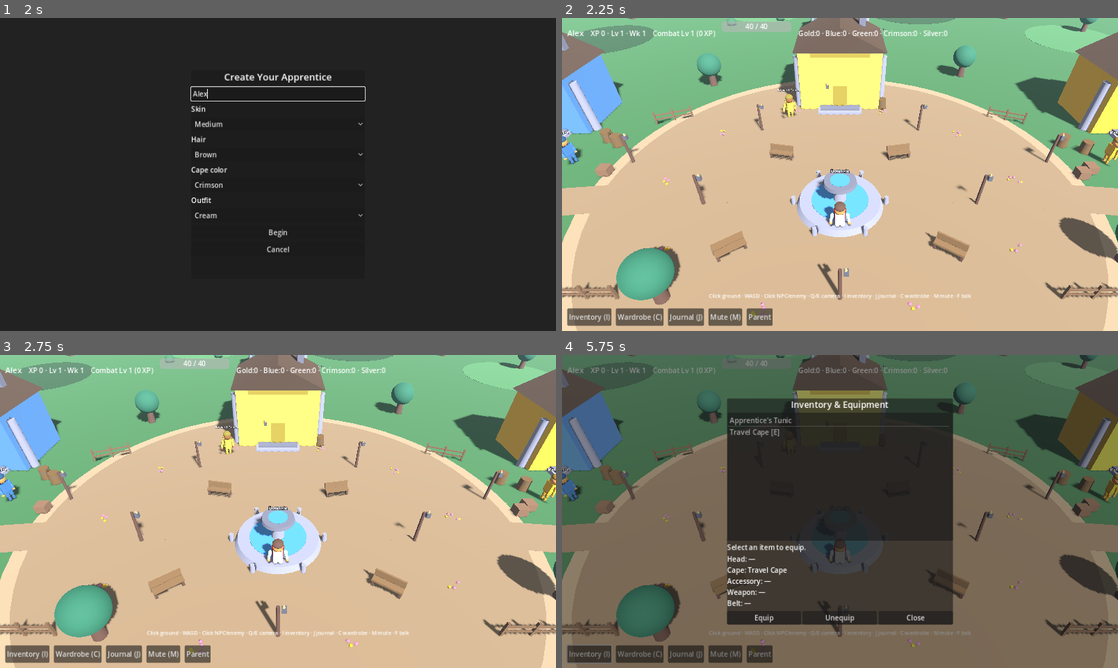
Above: before the commit, frames 1-4 (two rows, left to right).
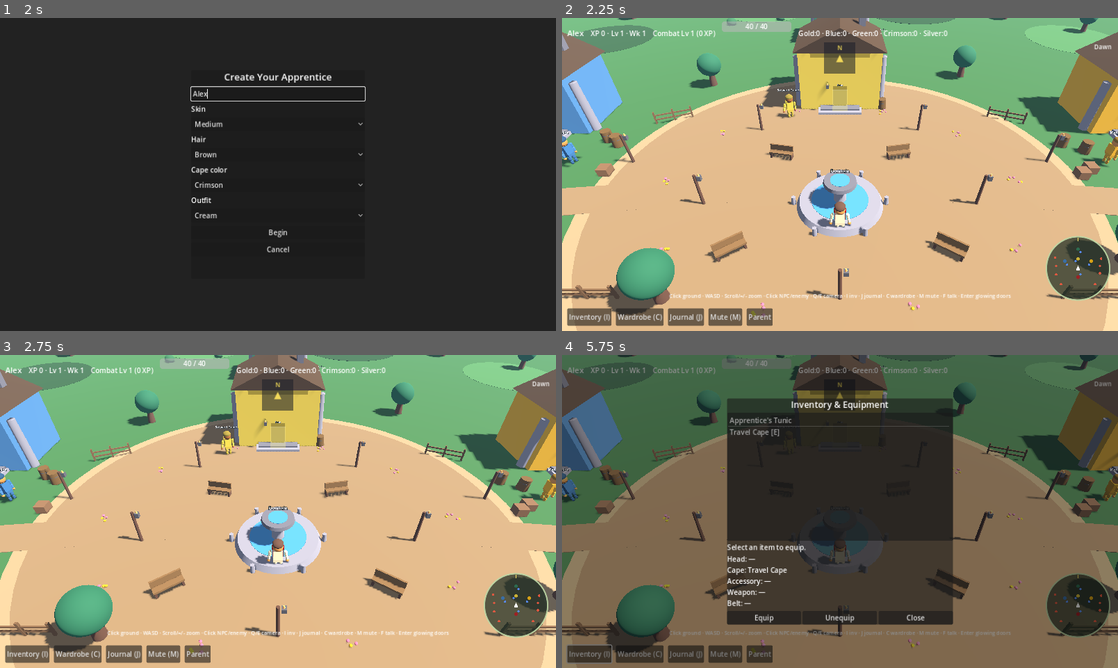
Above: after the commit, the same moments.

Repository: supertexxij/lumenstone-chronicles
Game: Godot game, scene res://scenes/main.tscn
The game is run twice, just before and just after one commit, with the same random seed, the same clock (stepped at 60 frames per second) and the same inputs.
Inputs (mouse positions are in pixels of both pictures, inside the frame that each line leads up to):
- Up to frame 1 (2 s): click "New Game" at 0.5 s; click (278, 93) at 1.27 s; type "Alex" at 1.35 s
- Up to frame 2 (2.25 s): click "Begin" at 2 s
- Up to frame 3 (2.75 s): no input
- Up to frame 4 (5.75 s): click "Inventory (I)" at 2.75 s; click "Wardrobe (C)" at 3.5 s; click "Journal (J)" at 4.25 s; click "Parent" at 5 s

Frame 1 is identical in both runs. In frame 2, 15% of the frame differs, in the area x 0-100%, y 0-96%; in frame 3, 15%; in frame 4, 8.7%.

Commit message:
Add minimap/compass, day-night tint, hall interiors, aggro telegraph, music
Village orientation HUD, subtle readable day–night cycle, enterable guild
hall door volumes with simple interiors, yellow soft-aggro warning before
pull, and an original procedural village music loop that respects mute.

Diff:
--- a/scenes/main.tscn
+++ b/scenes/main.tscn
@@ -9,6 +9,7 @@
 [ext_resource type="Script" path="res://scripts/ui/npc_panel.gd" id="7"]
 [ext_resource type="Script" path="res://scripts/ui/parent_panel.gd" id="8"]
 [ext_resource type="Script" path="res://scripts/ui/journal_panel.gd" id="9"]
+[ext_resource type="Script" path="res://scripts/ui/minimap.gd" id="10"]
 
 [node name="Main" type="Node"]
 script = ExtResource("1")
@@ -253,6 +254,83 @@
 theme_override_font_sizes/font_size = 12
 text = "Controls"
 horizontal_alignment = 1
+
+[node name="Compass" type="Control" parent="UI/HUD"]
+layout_mode = 1
+anchors_preset = 5
+anchor_left = 0.5
+anchor_right = 0.5
+offset_left = -36.0
+offset_top = 56.0
+offset_right = 36.0
+offset_bottom = 128.0
+
+[node name="Ring" type="ColorRect" parent="UI/HUD/Compass"]
+layout_mode = 1
+anchors_preset = 15
+anchor_right = 1.0
+anchor_bottom = 1.0
+color = Color(0.1, 0.12, 0.16, 0.55)
+
+[node name="N" type="Label" parent="UI/HUD/Compass"]
+layout_mode = 1
+anchors_preset = 5
+anchor_left = 0.5
+anchor_right = 0.5
+offset_left = -10.0
+offset_top = 2.0
+offset_right = 10.0
+offset_bottom = 22.0
+theme_override_font_sizes/font_size = 14
+theme_override_colors/font_color = Color(1, 0.9, 0.35, 1)
+text = "N"
+horizontal_alignment = 1
+pivot_offset = Vector2(10, 34)
+
+[node name="Needle" type="Label" parent="UI/HUD/Compass"]
+layout_mode = 1
+anchors_preset = 8
+anchor_left = 0.5
+anchor_top = 0.5
+anchor_right = 0.5
+anchor_bottom = 0.5
+offset_left = -12.0
+offset_top = -28.0
+offset_right = 12.0
+offset_bottom = 28.0
+theme_override_font_sizes/font_size = 22
+theme_override_colors/font_color = Color(0.95, 0.85, 0.35, 1)
+text = "▲"
+horizontal_alignment = 1
+vertical_alignment = 1
+pivot_offset = Vector2(12, 28)
+
+[node name="Minimap" type="Control" parent="UI/HUD"]
+layout_mode = 1
+script = ExtResource("10")
+anchors_preset = 3
+anchor_left = 1.0
+anchor_top = 1.0
+anchor_right = 1.0
+anchor_bottom = 1.0
+offset_left = -168.0
+offset_top = -220.0
+offset_right = -16.0
+offset_bottom = -68.0
+mouse_filter = 2
+
+[node name="DayLbl" type="Label" parent="UI/HUD"]
+layout_mode = 1
+anchors_preset = 1
+anchor_left = 1.0
+anchor_right = 1.0
+offset_left = -168.0
+offset_top = 56.0
+offset_right = -16.0
+offset_bottom = 80.0
+theme_override_font_sizes/font_size = 14
+text = "Day"
+horizontal_alignment = 2
 
 [node name="InventoryPanel" type="Control" parent="UI"]
 visible = false
--- a/scenes/world/enemy.tscn
+++ b/scenes/world/enemy.tscn
@@ -3,7 +3,7 @@
 [ext_resource type="Script" path="res://scripts/world/enemy.gd" id="1"]
 
 [sub_resource type="SphereShape3D" id="SphereShape3D_1"]
-radius = 0.75
+radius = 0.95
 
 [node name="Enemy" type="CharacterBody3D"]
 collision_layer = 8
--- a/scripts/autoload/audio_bus.gd
+++ b/scripts/autoload/audio_bus.gd
@@ -5,6 +5,7 @@
 
 var _players: Dictionary = {}  # kind -> AudioStreamPlayer
 var _ambient: AudioStreamPlayer
+var _music: AudioStreamPlayer
 var _streams: Dictionary = {}
 var _foot_cooldown: float = 0.0
 var _ready_ok: bool = false
@@ -21,9 +22,15 @@
 	_ambient = AudioStreamPlayer.new()
 	_ambient.name = "Ambient"
 	_ambient.bus = "Master"
-	_ambient.volume_db = -22.0
+	_ambient.volume_db = -24.0
 	_ambient.stream = _streams.get("ambient")
 	add_child(_ambient)
+	_music = AudioStreamPlayer.new()
+	_music.name = "Music"
+	_music.bus = "Master"
+	_music.volume_db = -18.0
+	_music.stream = _streams.get("music")
+	add_child(_music)
 	_ready_ok = true
 	_apply_mute()
 	if not GameState.state_changed.is_connected(_on_state):
@@ -55,20 +62,30 @@
 	var muted: bool = GameState.muted
 	AudioServer.set_bus_mute(0, muted)
 	if muted:
-		if _ambient.playing:
+		if _ambient and _ambient.playing:
 			_ambient.stop()
+		if _music and _music.playing:
+			_music.stop()
 	else:
-		if GameState.in_world and not _ambient.playing and _ambient.stream:
+		if GameState.in_world:
+			if _ambient and not _ambient.playing and _ambient.stream:
+				_ambient.play()
+			if _music and not _music.playing and _music.stream:
+				_music.play()
+
+func start_ambient() -> void:
+	_apply_mute()
+	if not GameState.muted:
+		if _ambient and _ambient.stream and not _ambient.playing:
 			_ambient.play()
-
-func start_ambient() -> void:
-	_apply_mute()
-	if not GameState.muted and _ambient and _ambient.stream and not _ambient.playing:
-		_ambient.play()
+		if _music and _music.stream and not _music.playing:
+			_music.play()
 
 func stop_ambient() -> void:
 	if _ambient and _ambient.playing:
 		_ambient.stop()
+	if _music and _music.playing:
+		_music.stop()
 
 func play_ui() -> void:
 	_play("ui", -10.0)
@@ -109,7 +126,8 @@
 	_streams["foot"] = _noise_thump(0.04, 0.18)
 	_streams["swing"] = _whoosh(0.12, 0.22)
 	_streams["quest"] = _arpeggio([523.25, 659.25, 783.99], 0.12, 0.28)
-	_streams["ambient"] = _soft_drone(8.0, 0.08)
+	_streams["ambient"] = _soft_drone(8.0, 0.07)
+	_streams["music"] = _village_tune(12.0, 0.11)
 
 func _make_wav(samples: PackedFloat32Array, mix_rate: int = 22050) -> AudioStreamWAV:
 	var bytes := PackedByteArray()
@@ -196,3 +214,32 @@
 	stream.loop_begin = 0
 	stream.loop_end = n
 	return stream
+
+
+func _village_tune(dur: float, amp: float) -> AudioStreamWAV:
+	## Short original loop — soft major-pentatonic plucks + pad. Not based on any copyrighted melody.
+	var rate := 22050
+	var n := int(dur * rate)
+	var samples := PackedFloat32Array()
+	samples.resize(n)
+	# C major pentatonic-ish (Hz): C4 D4 E4 G4 A4 C5
+	var scale := [261.63, 293.66, 329.63, 392.00, 440.00, 523.25]
+	var pattern := [0, 2, 4, 2, 3, 1, 0, 4, 3, 2, 4, 5, 4, 2, 0, 1]
+	var note_len := dur / float(pattern.size())
+	for i in n:
+		var t := float(i) / float(rate)
+		var idx := mini(pattern.size() - 1, int(t / note_len))
+		var local_t := t - float(idx) * note_len
+		var freq: float = float(scale[pattern[idx]])
+		var env := exp(-local_t * 3.2) * (1.0 - local_t / note_len * 0.15)
+		var pluck := sin(TAU * freq * local_t) * 0.55
+		pluck += sin(TAU * freq * 2.0 * local_t) * 0.12 * env
+		# Soft bed
+		var bed := sin(TAU * 130.81 * t) * 0.12 + sin(TAU * 196.00 * t) * 0.08
+		var breathe := 0.75 + 0.25 * sin(TAU * 0.12 * t)
+		samples[i] = (pluck * env + bed) * amp * breathe
+	var stream := _make_wav(samples, rate)
+	stream.loop_mode = AudioStreamWAV.LOOP_FORWARD
+	stream.loop_begin = 0
+	stream.loop_end = n
+	return stream
--- a/scripts/ui/hud.gd
+++ b/scripts/ui/hud.gd
@@ -17,6 +17,14 @@
 @onready var mute_btn: Button = $BottomBar/MuteBtn
 @onready var parent_btn: Button = $BottomBar/ParentBtn
 @onready var hint_lbl: Label = $Hint
+@onready var compass: Control = $Compass
+@onready var compass_needle: Label = $Compass/Needle
+@onready var compass_n: Label = $Compass/N
+@onready var minimap: Control = $Minimap
+@onready var day_lbl: Label = $DayLbl
+
+var _world: Node = null
+var _map_data: Dictionary = {}
 
 func _ready() -> void:
 	inv_btn.pressed.connect(func(): AudioBus.play_ui(); inventory_pressed.emit())
@@ -24,10 +32,14 @@
 	journal_btn.pressed.connect(func(): AudioBus.play_ui(); journal_pressed.emit())
 	mute_btn.pressed.connect(func(): mute_pressed.emit())
 	parent_btn.pressed.connect(func(): AudioBus.play_ui(); parent_pressed.emit())
-	hint_lbl.text = "Click ground · WASD · Click NPC/enemy · Q/E camera · I inventory · J journal · C wardrobe · M mute · F talk"
+	hint_lbl.text = "Click ground · WASD · Scroll/=/- zoom · Click NPC/enemy · Q/E camera · I inv · J journal · C wardrobe · M mute · F talk · Enter glowing doors"
 	_refresh_mute_label()
 	if not AudioBus.mute_changed.is_connected(_on_mute):
 		AudioBus.mute_changed.connect(_on_mute)
+	set_process(true)
+
+func set_world(world: Node) -> void:
+	_world = world
 
 func _on_mute(_m: bool) -> void:
 	_refresh_mute_label()
@@ -50,3 +62,40 @@
 	hp_bar.max_value = mx
 	hp_bar.value = cur
 	hp_bar.get_node("HpText").text = "%d / %d" % [cur, mx]
+
+func _process(_delta: float) -> void:
+	if not visible or _world == null:
+		return
+	if _world.has_method("get_minimap_markers"):
+		_map_data = _world.get_minimap_markers()
+	_update_compass()
+	_update_day_label()
+	if minimap and minimap.has_method("set_data"):
+		minimap.set_data(_map_data)
+
+func _update_compass() -> void:
+	if compass_needle == null:
+		return
+	var yaw: float = float(_map_data.get("player", {}).get("yaw", 0.0))
+	# Needle rotates opposite camera so N stays world-north
+	compass_needle.rotation = -yaw
+	if compass_n:
+		compass_n.rotation = -yaw
+
+func _update_day_label() -> void:
+	if day_lbl == null:
+		return
+	var phase: float = float(_map_data.get("day", 0.25))
+	var inside: String = str(_map_data.get("inside", ""))
+	var tod: String
+	if inside != "":
+		tod = "Indoors"
+	elif phase < 0.2 or phase > 0.85:
+		tod = "Night"
+	elif phase < 0.35:
+		tod = "Dawn"
+	elif phase < 0.65:
+		tod = "Day"
+	else:
+		tod = "Dusk"
+	day_lbl.text = tod
--- a/scripts/ui/main.gd
+++ b/scripts/ui/main.gd
@@ -141,6 +141,7 @@
 	world_host.add_child(world_scene)
 	world_scene.npc_talk.connect(_open_npc)
 	hud.visible = true
+	hud.set_world(world_scene)
 	hud.refresh()
 	if not GameState.state_changed.is_connected(hud.refresh):
 		GameState.state_changed.connect(hud.refresh)
--- /dev/null
+++ b/scripts/ui/minimap.gd
@@ -0,0 +1,40 @@
+extends Control
+## Draws village orientation map from data set by HUD.
+
+var map_data: Dictionary = {}
+
+func set_data(data: Dictionary) -> void:
+	map_data = data
+	queue_redraw()
+
+func _draw() -> void:
+	var sz: Vector2 = get_size()
+	var center := sz * 0.5
+	var radius: float = minf(sz.x, sz.y) * 0.48
+	draw_circle(center, radius, Color(0.12, 0.18, 0.14, 0.72))
+	draw_arc(center, radius, 0, TAU, 48, Color(0.75, 0.85, 0.65, 0.9), 2.0, true)
+	var world_r := 48.0
+	var scale: float = (radius * 0.92) / world_r
+	var px: float = float(map_data.get("player", {}).get("x", 0))
+	var pz: float = float(map_data.get("player", {}).get("z", 0))
+	for h in map_data.get("halls", []):
+		var pos := center + Vector2((float(h["x"]) - px) * scale, (float(h["z"]) - pz) * scale)
+		if pos.distance_to(center) > radius - 4.0:
+			continue
+		draw_circle(pos, 4.0, Color(h.get("color", "#c9a227")))
+	for n in map_data.get("npcs", []):
+		var pos := center + Vector2((float(n["x"]) - px) * scale, (float(n["z"]) - pz) * scale)
+		if pos.distance_to(center) > radius - 3.0:
+			continue
+		draw_circle(pos, 2.5, Color(0.35, 0.55, 0.95, 0.95))
+	for f in map_data.get("foes", []):
+		var pos := center + Vector2((float(f["x"]) - px) * scale, (float(f["z"]) - pz) * scale)
+		if pos.distance_to(center) > radius - 3.0:
+			continue
+		draw_circle(pos, 2.8, Color(0.9, 0.35, 0.25, 0.95))
+	var yaw: float = float(map_data.get("player", {}).get("yaw", 0.0))
+	var tip := Vector2(0, -7).rotated(-yaw)
+	var left := Vector2(-5, 5).rotated(-yaw)
+	var right := Vector2(5, 5).rotated(-yaw)
+	draw_colored_polygon(PackedVector2Array([center + tip, center + left, center + right]), Color(1, 1, 1, 0.95))
+	draw_line(center + Vector2(0, -radius + 2), center + Vector2(0, -radius + 10), Color(1, 0.9, 0.4), 2.0)
--- a/scripts/world/enemy.gd
+++ b/scripts/world/enemy.gd
@@ -19,6 +19,8 @@
 var _dissolve_t: float = -1.0
 var _base_scale: Vector3 = Vector3.ONE
 var _aggro_pulse: float = 0.0
+var _telegraph: MeshInstance3D = null
+var _was_warning: bool = false
 
 @onready var mesh_root: Node3D = $MeshRoot
 @onready var label: Label3D = $Label3D
@@ -54,6 +56,7 @@
 			label.position.y = 1.8
 			hp_bar.position.y = 1.5
 	_update_hp_bar()
+	_ensure_telegraph()
 
 func is_alive() -> bool:
 	return alive
@@ -105,26 +108,77 @@
 	for c in n.get_children():
 		_fade_node(c, a)
 
+func _ensure_telegraph() -> void:
+	if _telegraph != null:
+		return
+	_telegraph = MeshInstance3D.new()
+	_telegraph.name = "AggroTelegraph"
+	var cyl := CylinderMesh.new()
+	cyl.top_radius = 1.15
+	cyl.bottom_radius = 1.15
+	cyl.height = 0.04
+	_telegraph.mesh = cyl
+	var mat := StandardMaterial3D.new()
+	mat.albedo_color = Color(0.95, 0.82, 0.15, 0.55)
+	mat.transparency = BaseMaterial3D.TRANSPARENCY_ALPHA
+	mat.roughness = 0.9
+	mat.shading_mode = BaseMaterial3D.SHADING_MODE_UNSHADED
+	_telegraph.material_override = mat
+	_telegraph.position = Vector3(0, 0.05, 0)
+	_telegraph.visible = false
+	add_child(_telegraph)
+
+func _set_warning(on: bool) -> void:
+	_ensure_telegraph()
+	if _telegraph:
+		_telegraph.visible = on
+	if on:
+		label.modulate = Color(1.0, 0.92, 0.35)
+		if _telegraph and _telegraph.material_override is StandardMaterial3D:
+			var mat: StandardMaterial3D = _telegraph.material_override
+			var pulse: float = 0.4 + 0.35 * abs(sin(Time.get_ticks_msec() * 0.01))
+			mat.albedo_color = Color(0.98, 0.85, 0.12, pulse)
+			var s: float = 0.85 + 0.25 * abs(sin(Time.get_ticks_msec() * 0.008))
+			_telegraph.scale = Vector3(s, 1.0, s)
+	else:
+		label.modulate = Color.WHITE
+		if _telegraph:
+			_telegraph.scale = Vector3.ONE
+
 func _soft_aggro(delta: float) -> void:
-	## If player wanders into engage range while free, softly pull into combat.
+	## If player wanders into engage range while free, yellow warning then soft pull.
 	if GameState.combat_target != null:
+		_set_warning(false)
+		_aggro_pulse = 0.0
 		return
 	var player: Node = get_tree().get_first_node_in_group("player")
 	if player == null:
+		_set_warning(false)
 		return
 	if player.get("ui_blocking"):
+		_set_warning(false)
 		return
 	var engage: float = float(EnemyDB.base_combat.get("engage_range", 4.5))
+	var warn_range: float = engage + 1.1
 	var dist: float = global_position.distance_to(player.global_position)
-	if dist <= engage:
+	if dist <= warn_range:
 		_aggro_pulse += delta
-		# Brief telegraph before engage so it feels fair
-		if _aggro_pulse > 0.35:
+		var warning := _aggro_pulse > 0.05 and _aggro_pulse < 0.7
+		_set_warning(warning or (dist <= engage and _aggro_pulse < 0.7))
+		if not _was_warning and warning:
+			GameState.toast.emit("%s is watching…" % def.get("name", "Foe"))
+		_was_warning = warning
+		# Yellow telegraph (~0.7s) before engage so it feels fair
+		if dist <= engage and _aggro_pulse > 0.7:
+			_set_warning(false)
+			_was_warning = false
 			GameState.set_combat_target(self)
 			GameState.toast.emit("%s noticed you!" % def.get("name", "Foe"))
 			_aggro_pulse = 0.0
 	else:
 		_aggro_pulse = move_toward(_aggro_pulse, 0.0, delta * 2.0)
+		_set_warning(false)
+		_was_warning = false
 
 func _idle_anim(delta: float) -> void:
 	if creature_bob == null or _flinch_t > 0.0:
--- a/scripts/world/world.gd
+++ b/scripts/world/world.gd
@@ -14,6 +14,15 @@
 
 ## Shared materials to cut draw-state churn on low-end / llvmpipe
 var _mats: Dictionary = {}
+
+## Day–night cycle (subtle; readable at night)
+var _day_phase: float = 0.22  # start late morning
+var _day_seconds: float = 360.0  # full day ~6 minutes
+var _sun: DirectionalLight3D
+var _env: Environment
+var _interior_root: Node3D
+var _outdoor_return: Vector3 = Vector3(0, 0, 10)
+var _inside_hall: String = ""
 
 signal npc_talk(npc: Node)
 
@@ -33,6 +42,8 @@
 	_spawn_npcs()
 	_spawn_enemies()
 	_spawn_player()
+	_build_interiors()
+	_setup_day_night()
 	GameState.in_world = true
 	AudioBus.start_ambient()
 
@@ -416,3 +427,192 @@
 	player = PlayerScene.instantiate()
 	entities.add_child(player)
 	player.global_position = Vector3(GameState.position_xz.x, 0, GameState.position_xz.y)
+
+
+func _process(delta: float) -> void:
+	_update_day_night(delta)
+
+func _setup_day_night() -> void:
+	_sun = get_node_or_null("Sun") as DirectionalLight3D
+	var we := get_node_or_null("WorldEnvironment") as WorldEnvironment
+	if we:
+		_env = we.environment
+	_update_day_night(0.0)
+
+func _update_day_night(delta: float) -> void:
+	_day_phase = fmod(_day_phase + delta / _day_seconds, 1.0)
+	# Smooth day curve: bright midday, soft dusk, readable night (never pitch black)
+	var ang := _day_phase * TAU
+	var dayness := clampf(0.55 + 0.45 * sin(ang - 0.2), 0.28, 1.0)
+	if _inside_hall != "":
+		dayness = 0.75  # indoor lamps feel steady
+	if _sun:
+		_sun.light_energy = lerpf(0.35, 1.2, dayness)
+		var warm := Color(1.0, 0.92, 0.78)
+		var cool := Color(0.75, 0.82, 1.0)
+		_sun.light_color = warm.lerp(cool, 1.0 - dayness)
+		# Orbit sun a bit
+		var elev := lerpf(18.0, 55.0, dayness)
+		var az := _day_phase * 360.0
+		_sun.rotation_degrees = Vector3(-elev, az, 0)
+	if _env:
+		var day_sky := Color(0.45, 0.70, 0.90)
+		var dusk_sky := Color(0.55, 0.40, 0.55)
+		var night_sky := Color(0.12, 0.16, 0.28)
+		var sky: Color
+		if dayness > 0.65:
+			sky = day_sky
+		elif dayness > 0.4:
+			sky = day_sky.lerp(dusk_sky, (0.65 - dayness) / 0.25)
+		else:
+			sky = dusk_sky.lerp(night_sky, (0.4 - dayness) / 0.4)
+		_env.background_color = sky
+		_env.ambient_light_color = Color(0.85, 0.88, 0.95).lerp(Color(0.45, 0.55, 0.75), 1.0 - dayness)
+		_env.ambient_light_energy = lerpf(0.35, 0.6, dayness)
+		_env.fog_light_color = sky.lightened(0.1)
+		_env.fog_density = lerpf(0.0022, 0.0012, dayness)
+
+func _build_interiors() -> void:
+	## Simple enterable guild-hall volumes: walk into the door, teleport to a cozy interior.
+	_interior_root = Node3D.new()
+	_interior_root.name = "Interiors"
+	_interior_root.position = Vector3(120, 0, 0)
+	add_child(_interior_root)
+	var halls: Array = world_data.get("buildings", [])
+	for i in halls.size():
+		var b: Dictionary = halls[i]
+		_add_door_volume(b)
+		_add_interior_room(b, i)
+
+func _add_door_volume(b: Dictionary) -> void:
+	var area := Area3D.new()
+	area.name = "Door_%s" % b.get("id", "hall")
+	area.monitoring = true
+	area.monitorable = false
+	area.collision_layer = 0
+	area.collision_mask = 2  # player layer
+	var d: float = float(b.get("d", 5))
+	area.position = Vector3(float(b["x"]), 1.0, float(b["z"]) + d * 0.5 + 0.7)
+	var col := CollisionShape3D.new()
+	var box := BoxShape3D.new()
+	box.size = Vector3(1.6, 2.2, 1.4)
+	col.shape = box
+	area.add_child(col)
+	# Visible soft door marker
+	var mat := _mat(Color(0.95, 0.9, 0.55, 0.35), 0.5)
+	mat.transparency = BaseMaterial3D.TRANSPARENCY_ALPHA
+	_mi(_box(Vector3(1.2, 2.0, 0.15)), Vector3(0, 0.1, 0), area, mat, "DoorGlow")
+	var tip := Label3D.new()
+	tip.text = "Enter"
+	tip.font_size = 36
+	tip.position = Vector3(0, 1.5, 0)
+	tip.billboard = BaseMaterial3D.BILLBOARD_ENABLED
+	area.add_child(tip)
+	area.body_entered.connect(func(body: Node):
+		if body.is_in_group("player"):
+			_enter_hall(str(b.get("id", "")), str(b.get("label", "Hall")), body)
+	)
+	static_world.add_child(area)
+
+func _add_interior_room(b: Dictionary, index: int) -> void:
+	var room := Node3D.new()
+	room.name = "Interior_%s" % b.get("id", index)
+	room.position = Vector3(float(index) * 28.0, 0, 0)
+	room.set_meta("hall_id", str(b.get("id", "")))
+	room.set_meta("hall_label", str(b.get("label", "Hall")))
+	_interior_root.add_child(room)
+	var col := Color(b.get("color", "#888888"))
+	var wall := _mat(col.lightened(0.15))
+	var floor_m: Material = _mats["stone"]
+	# Floor / walls / ceiling
+	_mi(_box(Vector3(10, 0.2, 10)), Vector3(0, 0.1, 0), room, floor_m, "Floor")
+	_mi(_box(Vector3(10, 3.5, 0.3)), Vector3(0, 1.8, -5), room, wall, "WallN")
+	_mi(_box(Vector3(10, 3.5, 0.3)), Vector3(0, 1.8, 5), room, wall, "WallS")
+	_mi(_box(Vector3(0.3, 3.5, 10)), Vector3(-5, 1.8, 0), room, wall, "WallW")
+	_mi(_box(Vector3(0.3, 3.5, 10)), Vector3(5, 1.8, 0), room, wall, "WallE")
+	_mi(_box(Vector3(10.2, 0.25, 10.2)), Vector3(0, 3.6, 0), room, _mats["roof"], "Ceiling")
+	# Simple furniture
+	_mi(_box(Vector3(2.2, 0.7, 1.0)), Vector3(0, 0.45, -2.5), room, _mats["wood"], "Table")
+	_mi(_box(Vector3(1.4, 0.45, 0.45)), Vector3(-2.2, 0.55, 1.5), room, _mats["bench"], "Bench")
+	_mi(_box(Vector3(1.4, 0.45, 0.45)), Vector3(2.2, 0.55, 1.5), room, _mats["bench"], "Bench2")
+	_add_lantern(room, Vector3(-2.5, 2.4, -2.0))
+	_add_lantern(room, Vector3(2.5, 2.4, -2.0))
+	var banner := _mi(_box(Vector3(2.5, 1.0, 0.08)), Vector3(0, 2.4, -4.7), room, _mat(col.darkened(0.2)), "Banner")
+	var lbl := Label3D.new()
+	lbl.text = "%s Hall" % b.get("label", "Guild")
+	lbl.font_size = 56
+	lbl.position = Vector3(0, 3.0, 0)
+	lbl.billboard = BaseMaterial3D.BILLBOARD_ENABLED
+	room.add_child(lbl)
+	# Exit volume near south wall
+	var exit_area := Area3D.new()
+	exit_area.name = "Exit"
+	exit_area.monitoring = true
+	exit_area.collision_layer = 0
+	exit_area.collision_mask = 2
+	exit_area.position = Vector3(0, 1.0, 4.2)
+	var ecol := CollisionShape3D.new()
+	var ebox := BoxShape3D.new()
+	ebox.size = Vector3(2.0, 2.2, 1.2)
+	ecol.shape = ebox
+	exit_area.add_child(ecol)
+	var emat := _mat(Color(0.6, 0.85, 0.95, 0.4), 0.5)
+	emat.transparency = BaseMaterial3D.TRANSPARENCY_ALPHA
+	_mi(_box(Vector3(1.4, 2.0, 0.12)), Vector3(0, 0.1, 0), exit_area, emat, "ExitGlow")
+	var elbl := Label3D.new()
+	elbl.text = "Exit to green"
+	elbl.font_size = 32
+	elbl.position = Vector3(0, 1.4, 0)
+	elbl.billboard = BaseMaterial3D.BILLBOARD_ENABLED
+	exit_area.add_child(elbl)
+	exit_area.body_entered.connect(func(body: Node):
+		if body.is_in_group("player"):
+			_exit_hall(body)
+	)
+	room.add_child(exit_area)
+
+func _enter_hall(hall_id: String, label: String, body: Node) -> void:
+	if _inside_hall != "":
+		return
+	_outdoor_return = body.global_position + Vector3(0, 0, 2.2)
+	_inside_hall = hall_id
+	# Find matching interior
+	for room in _interior_root.get_children():
+		if str(room.get_meta("hall_id", "")) == hall_id:
+			body.global_position = room.global_position + Vector3(0, 0, 2.5)
+			if body.has_method("_set_move_target"):
+				body.has_click_target = false
+			GameState.toast.emit("Entered %s Hall — walk the blue glow to leave." % label)
+			GameState.position_xz = Vector2(body.global_position.x, body.global_position.z)
+			return
+
+func _exit_hall(body: Node) -> void:
+	if _inside_hall == "":
+		return
+	_inside_hall = ""
+	body.global_position = _outdoor_return
+	if "has_click_target" in body:
+		body.has_click_target = false
+	GameState.toast.emit("Back on the village green.")
+	GameState.position_xz = Vector2(body.global_position.x, body.global_position.z)
+
+func get_minimap_markers() -> Dictionary:
+	## Data for HUD minimap / compass
+	var halls: Array = []
+	for b in world_data.get("buildings", []):
+		halls.append({"x": float(b["x"]), "z": float(b["z"]), "label": str(b.get("label", "")), "color": str(b.get("color", "#888"))})
+	var npcs: Array = []
+	for n in get_tree().get_nodes_in_group("npcs"):
+		npcs.append({"x": n.global_position.x, "z": n.global_position.z})
+	var foes: Array = []
+	for e in get_tree().get_nodes_in_group("enemies"):
+		if e.has_method("is_alive") and e.is_alive() and e.visible:
+			foes.append({"x": e.global_position.x, "z": e.global_position.z})
+	var px := 0.0
+	var pz := 0.0
+	var yaw := 0.0
+	if player:
+		px = player.global_position.x
+		pz = player.global_position.z
+		yaw = float(player.get("cam_yaw"))
+	return {"player": {"x": px, "z": pz, "yaw": yaw}, "halls": halls, "npcs": npcs, "foes": foes, "inside": _inside_hall, "day": _day_phase}
Not shown: 1 places in scenes/main.tscn that only renumber resources
